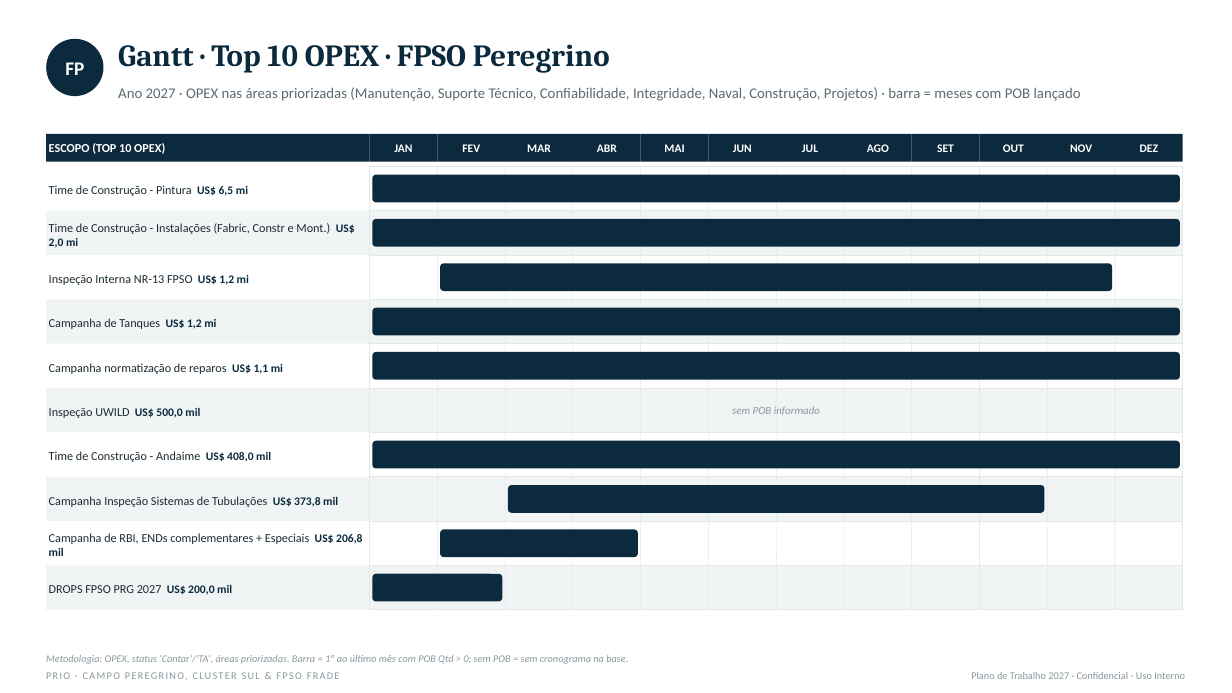
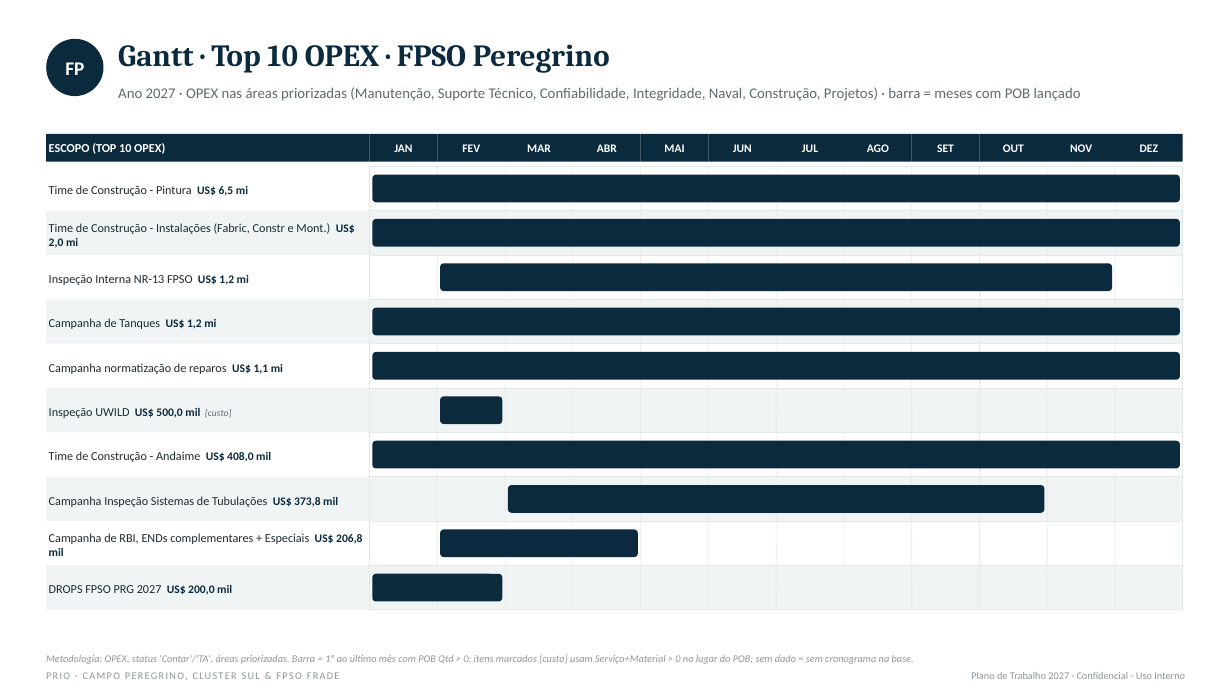
Before and after one commit to LucasRibaas/Planejamento, a slide deck: slide 2 of PRIO_Gantt_Top10_OPEX_2027.pptx. Drawn at 1232x693 pixels with LibreOffice and Linux fonts; fonts in the diff are those of the drawing. Boxes give left, top, right and bottom in pixels: in the first picture for what was removed or moved away, otherwise in the second. Text is boxed around its words. In the diff, an @@ line names an element or a change of style, - is before the commit and + after.

```diff
--- a/PRIO_Gantt_Top10_OPEX_2027.pptx
+++ b/PRIO_Gantt_Top10_OPEX_2027.pptx
@@ text in rectangle at (49, 408, 232, 418): text changed @@
-Inspeção UWILD US$ 500,0 mil
+Inspeção UWILD US$ 500,0 mil [custo]
@@ rounded rectangle added at (440, 396, 502, 424), fill #0B2A3D @@
@@ text removed at (732, 406, 820, 415) @@
-sem POB informado
@@ text at (46, 654, 914, 664): text changed @@
-Metodologia: OPEX, status 'Contar'/'TA', áreas priorizadas. Barra = 1º ao último mês com POB Qtd > 0; sem POB = sem cronograma na base.
+Metodologia: OPEX, status 'Contar'/'TA', áreas priorizadas. Barra = 1º ao último mês com POB Qtd > 0; itens marcados [custo] usam Serviço+Material > 0 no lugar do POB; sem dado = sem cronograma na base.
```
Also in this commit, not shown: 6 other slides changed.
